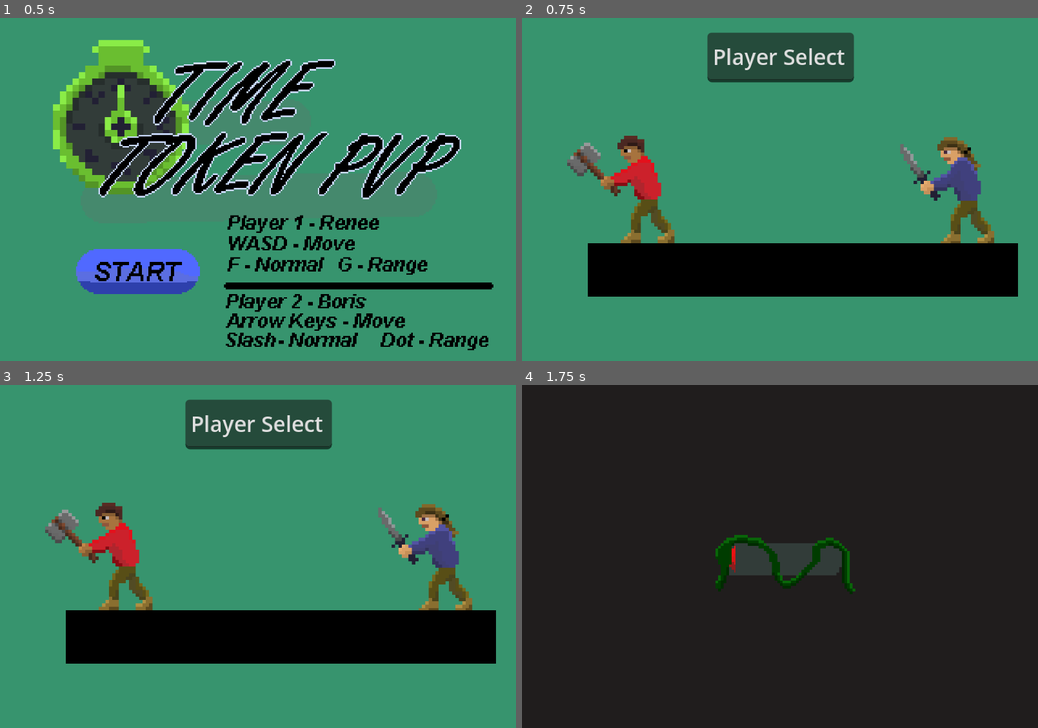
Above: before the commit, frames 1-4 (two rows, left to right).
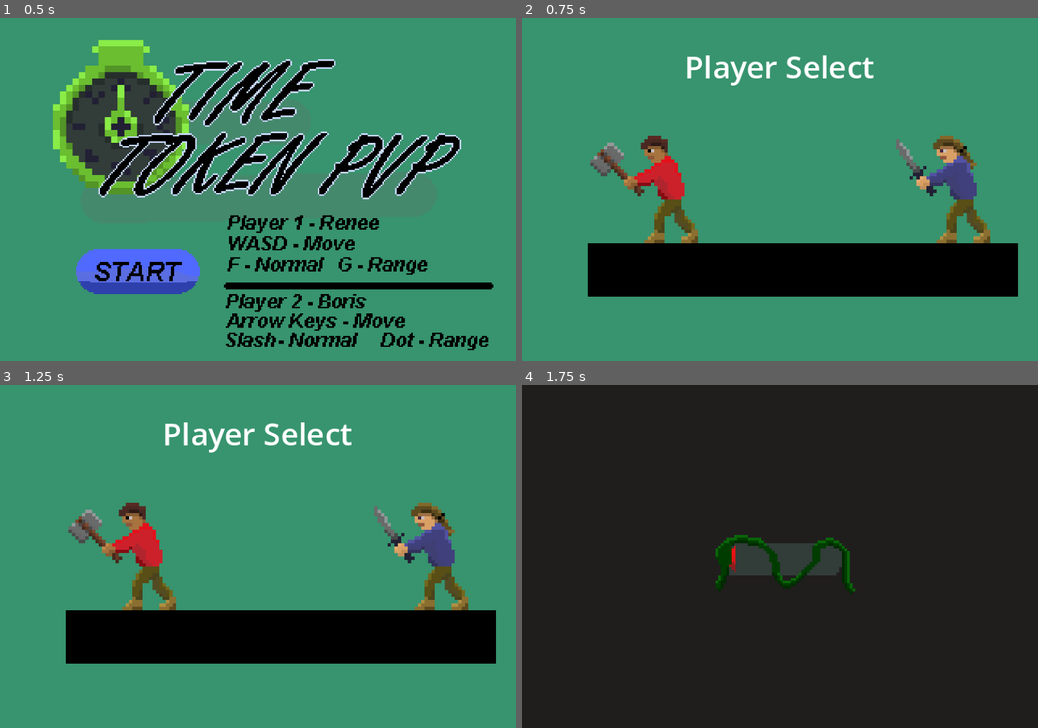
Above: after the commit, the same moments.

Repository: Justiniscoding/HavenHamilton
Game: Godot game, scene res://Scenes/menu.tscn
Same seed, same stepped clock (60 frames per second), same inputs: the game is played once before the commit and once after it. Sound files missing from this copy of the repository are replaced by a short silence.
Inputs (mouse positions are in pixels of both pictures, inside the frame that each line leads up to):
- Up to frame 1 (0.5 s): no input
- Up to frame 2 (0.75 s): click (661, 271) at 0.5 s
- Up to frame 3 (1.25 s): no input
- Up to frame 4 (1.75 s): tap Enter (Set1) at 1.25, 1.35 s; hold Right (right1) from 1.28 s (still down)

Frame 1 is identical in both runs. In frame 2, 9.5% of the frame differs, in the area x 8-92%, y 4-66%; in frame 3, 9.4%; in frame 4, nothing differs.

Commit message:
More balancing things and also made the player select characters the correct colours

Diff:
--- a/Scenes/PlayerSelect.tscn
+++ b/Scenes/PlayerSelect.tscn
@@ -5,8 +5,10 @@
 [ext_resource type="Texture2D" uid="uid://bx613aaaryoks" path="res://Art/Start Scene.png" id="2_4ph20"]
 [ext_resource type="Texture2D" uid="uid://decyh63nmkwou" path="res://Art/Player 1.png" id="2_5hknh"]
 [ext_resource type="Texture2D" uid="uid://qh0iy4ujoyt8" path="res://Art/Player 2.png" id="3_4ph20"]
-
-[sub_resource type="ShaderMaterial" id="ShaderMaterial_0rvsc"]
+[ext_resource type="Texture2D" uid="uid://dkmwb63c5poef" path="res://Art/Player 1 ALT COLOUR.png" id="5_ygdr5"]
+[ext_resource type="Texture2D" uid="uid://ceh6fbct65dy6" path="res://Art/Player 2 ALT COLOUR.png" id="6_fvp1t"]
+
+[sub_resource type="ShaderMaterial" id="ShaderMaterial_gh0eq"]
 shader = ExtResource("1_thimi")
 shader_parameter/enabled = false
 shader_parameter/time = 0.0
@@ -27,6 +29,38 @@
 atlas = ExtResource("2_5hknh")
 region = Rect2(0, 96, 32, 32)
 
+[sub_resource type="AtlasTexture" id="AtlasTexture_5cld6"]
+atlas = ExtResource("5_ygdr5")
+region = Rect2(32, 96, 32, 32)
+
+[sub_resource type="AtlasTexture" id="AtlasTexture_o736f"]
+atlas = ExtResource("5_ygdr5")
+region = Rect2(64, 96, 32, 32)
+
+[sub_resource type="AtlasTexture" id="AtlasTexture_ketbw"]
+atlas = ExtResource("5_ygdr5")
+region = Rect2(0, 96, 32, 32)
+
+[sub_resource type="AtlasTexture" id="AtlasTexture_4grkl"]
+atlas = ExtResource("5_ygdr5")
+region = Rect2(96, 96, 32, 32)
+
+[sub_resource type="AtlasTexture" id="AtlasTexture_6yrdb"]
+atlas = ExtResource("6_fvp1t")
+region = Rect2(32, 96, 32, 32)
+
+[sub_resource type="AtlasTexture" id="AtlasTexture_ue0p1"]
+atlas = ExtResource("6_fvp1t")
+region = Rect2(64, 96, 32, 32)
+
+[sub_resource type="AtlasTexture" id="AtlasTexture_isbcs"]
+atlas = ExtResource("6_fvp1t")
+region = Rect2(0, 96, 32, 32)
+
+[sub_resource type="AtlasTexture" id="AtlasTexture_142e3"]
+atlas = ExtResource("6_fvp1t")
+region = Rect2(96, 96, 32, 32)
+
 [sub_resource type="AtlasTexture" id="AtlasTexture_h4iuc"]
 atlas = ExtResource("3_4ph20")
 region = Rect2(32, 96, 32, 32)
@@ -51,6 +85,22 @@
 atlas = ExtResource("2_5hknh")
 region = Rect2(32, 32, 32, 32)
 
+[sub_resource type="AtlasTexture" id="AtlasTexture_ts2c8"]
+atlas = ExtResource("5_ygdr5")
+region = Rect2(0, 32, 32, 32)
+
+[sub_resource type="AtlasTexture" id="AtlasTexture_hcgbs"]
+atlas = ExtResource("5_ygdr5")
+region = Rect2(32, 32, 32, 32)
+
+[sub_resource type="AtlasTexture" id="AtlasTexture_mpfyg"]
+atlas = ExtResource("6_fvp1t")
+region = Rect2(0, 32, 32, 32)
+
+[sub_resource type="AtlasTexture" id="AtlasTexture_un823"]
+atlas = ExtResource("6_fvp1t")
+region = Rect2(32, 32, 32, 32)
+
 [sub_resource type="AtlasTexture" id="AtlasTexture_igrcy"]
 atlas = ExtResource("3_4ph20")
 region = Rect2(0, 32, 32, 32)
@@ -75,6 +125,38 @@
 atlas = ExtResource("2_5hknh")
 region = Rect2(96, 64, 32, 32)
 
+[sub_resource type="AtlasTexture" id="AtlasTexture_aclic"]
+atlas = ExtResource("5_ygdr5")
+region = Rect2(0, 64, 32, 32)
+
+[sub_resource type="AtlasTexture" id="AtlasTexture_0y64g"]
+atlas = ExtResource("5_ygdr5")
+region = Rect2(32, 64, 32, 32)
+
+[sub_resource type="AtlasTexture" id="AtlasTexture_ramv3"]
+atlas = ExtResource("5_ygdr5")
+region = Rect2(64, 64, 32, 32)
+
+[sub_resource type="AtlasTexture" id="AtlasTexture_hseb1"]
+atlas = ExtResource("5_ygdr5")
+region = Rect2(96, 64, 32, 32)
+
+[sub_resource type="AtlasTexture" id="AtlasTexture_vinow"]
+atlas = ExtResource("6_fvp1t")
+region = Rect2(0, 64, 32, 32)
+
+[sub_resource type="AtlasTexture" id="AtlasTexture_awsf5"]
+atlas = ExtResource("6_fvp1t")
+region = Rect2(32, 64, 32, 32)
+
+[sub_resource type="AtlasTexture" id="AtlasTexture_v84ne"]
+atlas = ExtResource("6_fvp1t")
+region = Rect2(64, 64, 32, 32)
+
+[sub_resource type="AtlasTexture" id="AtlasTexture_4pcjl"]
+atlas = ExtResource("6_fvp1t")
+region = Rect2(96, 64, 32, 32)
+
 [sub_resource type="AtlasTexture" id="AtlasTexture_olqyp"]
 atlas = ExtResource("3_4ph20")
 region = Rect2(64, 64, 32, 32)
@@ -151,6 +233,54 @@
 atlas = ExtResource("2_5hknh")
 region = Rect2(160, 160, 32, 32)
 
+[sub_resource type="AtlasTexture" id="AtlasTexture_3ath1"]
+atlas = ExtResource("5_ygdr5")
+region = Rect2(0, 160, 32, 32)
+
+[sub_resource type="AtlasTexture" id="AtlasTexture_pgf6i"]
+atlas = ExtResource("5_ygdr5")
+region = Rect2(32, 160, 32, 32)
+
+[sub_resource type="AtlasTexture" id="AtlasTexture_bvt37"]
+atlas = ExtResource("5_ygdr5")
+region = Rect2(64, 160, 32, 32)
+
+[sub_resource type="AtlasTexture" id="AtlasTexture_kt3hj"]
+atlas = ExtResource("5_ygdr5")
+region = Rect2(96, 160, 32, 32)
+
+[sub_resource type="AtlasTexture" id="AtlasTexture_2jrev"]
+atlas = ExtResource("5_ygdr5")
+region = Rect2(128, 160, 32, 32)
+
+[sub_resource type="AtlasTexture" id="AtlasTexture_5j7nw"]
+atlas = ExtResource("5_ygdr5")
+region = Rect2(160, 160, 32, 32)
+
+[sub_resource type="AtlasTexture" id="AtlasTexture_mrkcr"]
+atlas = ExtResource("6_fvp1t")
+region = Rect2(0, 160, 32, 32)
+
+[sub_resource type="AtlasTexture" id="AtlasTexture_78kn1"]
+atlas = ExtResource("6_fvp1t")
+region = Rect2(32, 160, 32, 32)
+
+[sub_resource type="AtlasTexture" id="AtlasTexture_nwtn4"]
+atlas = ExtResource("6_fvp1t")
+region = Rect2(64, 160, 32, 32)
+
+[sub_resource type="AtlasTexture" id="AtlasTexture_hl8o5"]
+atlas = ExtResource("6_fvp1t")
+region = Rect2(96, 160, 32, 32)
+
+[sub_resource type="AtlasTexture" id="AtlasTexture_v8gx6"]
+atlas = ExtResource("6_fvp1t")
+region = Rect2(128, 160, 32, 32)
+
+[sub_resource type="AtlasTexture" id="AtlasTexture_vlr8u"]
+atlas = ExtResource("6_fvp1t")
+region = Rect2(160, 160, 32, 32)
+
 [sub_resource type="AtlasTexture" id="AtlasTexture_83xs0"]
 atlas = ExtResource("3_4ph20")
 region = Rect2(0, 160, 32, 32)
@@ -223,6 +353,102 @@
 atlas = ExtResource("2_5hknh")
 region = Rect2(352, 0, 32, 32)
 
+[sub_resource type="AtlasTexture" id="AtlasTexture_fip0x"]
+atlas = ExtResource("5_ygdr5")
+region = Rect2(0, 0, 32, 32)
+
+[sub_resource type="AtlasTexture" id="AtlasTexture_4tc2f"]
+atlas = ExtResource("5_ygdr5")
+region = Rect2(32, 0, 32, 32)
+
+[sub_resource type="AtlasTexture" id="AtlasTexture_u5w1p"]
+atlas = ExtResource("5_ygdr5")
+region = Rect2(64, 0, 32, 32)
+
+[sub_resource type="AtlasTexture" id="AtlasTexture_fnpki"]
+atlas = ExtResource("5_ygdr5")
+region = Rect2(96, 0, 32, 32)
+
+[sub_resource type="AtlasTexture" id="AtlasTexture_14ki3"]
+atlas = ExtResource("5_ygdr5")
+region = Rect2(128, 0, 32, 32)
+
+[sub_resource type="AtlasTexture" id="AtlasTexture_uvwc7"]
+atlas = ExtResource("5_ygdr5")
+region = Rect2(160, 0, 32, 32)
+
+[sub_resource type="AtlasTexture" id="AtlasTexture_t1r1w"]
+atlas = ExtResource("5_ygdr5")
+region = Rect2(192, 0, 32, 32)
+
+[sub_resource type="AtlasTexture" id="AtlasTexture_s3u64"]
+atlas = ExtResource("5_ygdr5")
+region = Rect2(224, 0, 32, 32)
+
+[sub_resource type="AtlasTexture" id="AtlasTexture_0cppb"]
+atlas = ExtResource("5_ygdr5")
+region = Rect2(256, 0, 32, 32)
+
+[sub_resource type="AtlasTexture" id="AtlasTexture_s2qaf"]
+atlas = ExtResource("5_ygdr5")
+region = Rect2(288, 0, 32, 32)
+
+[sub_resource type="AtlasTexture" id="AtlasTexture_jr4hp"]
+atlas = ExtResource("5_ygdr5")
+region = Rect2(320, 0, 32, 32)
+
+[sub_resource type="AtlasTexture" id="AtlasTexture_8h4oy"]
+atlas = ExtResource("5_ygdr5")
+region = Rect2(352, 0, 32, 32)
+
+[sub_resource type="AtlasTexture" id="AtlasTexture_x8yfv"]
+atlas = ExtResource("6_fvp1t")
+region = Rect2(0, 0, 32, 32)
+
+[sub_resource type="AtlasTexture" id="AtlasTexture_sg72k"]
+atlas = ExtResource("6_fvp1t")
+region = Rect2(32, 0, 32, 32)
+
+[sub_resource type="AtlasTexture" id="AtlasTexture_fjjiw"]
+atlas = ExtResource("6_fvp1t")
+region = Rect2(64, 0, 32, 32)
+
+[sub_resource type="AtlasTexture" id="AtlasTexture_24pht"]
+atlas = ExtResource("6_fvp1t")
+region = Rect2(96, 0, 32, 32)
+
+[sub_resource type="AtlasTexture" id="AtlasTexture_lvpu8"]
+atlas = ExtResource("6_fvp1t")
+region = Rect2(128, 0, 32, 32)
+
+[sub_resource type="AtlasTexture" id="AtlasTexture_iw8ov"]
+atlas = ExtResource("6_fvp1t")
+region = Rect2(160, 0, 32, 32)
+
+[sub_resource type="AtlasTexture" id="AtlasTexture_s5ecd"]
+atlas = ExtResource("6_fvp1t")
+region = Rect2(192, 0, 32, 32)
+
+[sub_resource type="AtlasTexture" id="AtlasTexture_6ccf0"]
+atlas = ExtResource("6_fvp1t")
+region = Rect2(224, 0, 32, 32)
+
+[sub_resource type="AtlasTexture" id="AtlasTexture_uh6ff"]
+atlas = ExtResource("6_fvp1t")
+region = Rect2(256, 0, 32, 32)
+
+[sub_resource type="AtlasTexture" id="AtlasTexture_ihrpn"]
+atlas = ExtResource("6_fvp1t")
+region = Rect2(288, 0, 32, 32)
+
+[sub_resource type="AtlasTexture" id="AtlasTexture_4rjh6"]
+atlas = ExtResource("6_fvp1t")
+region = Rect2(320, 0, 32, 32)
+
+[sub_resource type="AtlasTexture" id="AtlasTexture_cq7w1"]
+atlas = ExtResource("6_fvp1t")
+region = Rect2(352, 0, 32, 32)
+
 [sub_resource type="AtlasTexture" id="AtlasTexture_6t5aa"]
 atlas = ExtResource("3_4ph20")
 region = Rect2(0, 0, 32, 32)
@@ -303,6 +529,78 @@
 atlas = ExtResource("2_5hknh")
 region = Rect2(224, 192, 32, 32)
 
+[sub_resource type="AtlasTexture" id="AtlasTexture_ho16k"]
+atlas = ExtResource("5_ygdr5")
+region = Rect2(0, 192, 32, 32)
+
+[sub_resource type="AtlasTexture" id="AtlasTexture_o712r"]
+atlas = ExtResource("5_ygdr5")
+region = Rect2(32, 192, 32, 32)
+
+[sub_resource type="AtlasTexture" id="AtlasTexture_hfnjl"]
+atlas = ExtResource("5_ygdr5")
+region = Rect2(64, 192, 32, 32)
+
+[sub_resource type="AtlasTexture" id="AtlasTexture_uxqhi"]
+atlas = ExtResource("5_ygdr5")
+region = Rect2(96, 192, 32, 32)
+
+[sub_resource type="AtlasTexture" id="AtlasTexture_vbb78"]
+atlas = ExtResource("5_ygdr5")
+region = Rect2(128, 192, 32, 32)
+
+[sub_resource type="AtlasTexture" id="AtlasTexture_7anab"]
+atlas = ExtResource("5_ygdr5")
+region = Rect2(160, 192, 32, 32)
+
+[sub_resource type="AtlasTexture" id="AtlasTexture_q7v0o"]
+atlas = ExtResource("5_ygdr5")
+region = Rect2(192, 192, 32, 32)
+
+[sub_resource type="AtlasTexture" id="AtlasTexture_gc6xv"]
+atlas = ExtResource("5_ygdr5")
+region = Rect2(224, 192, 32, 32)
+
+[sub_resource type="AtlasTexture" id="AtlasTexture_473p5"]
+atlas = ExtResource("6_fvp1t")
+region = Rect2(0, 192, 32, 32)
+
+[sub_resource type="AtlasTexture" id="AtlasTexture_yj2ec"]
+atlas = ExtResource("6_fvp1t")
+region = Rect2(32, 192, 32, 32)
+
+[sub_resource type="AtlasTexture" id="AtlasTexture_a1mwt"]
+atlas = ExtResource("6_fvp1t")
+region = Rect2(64, 192, 32, 32)
+
+[sub_resource type="AtlasTexture" id="AtlasTexture_7rvty"]
+atlas = ExtResource("6_fvp1t")
+region = Rect2(96, 192, 32, 32)
+
+[sub_resource type="AtlasTexture" id="AtlasTexture_npbv3"]
+atlas = ExtResource("6_fvp1t")
+region = Rect2(128, 192, 32, 32)
+
+[sub_resource type="AtlasTexture" id="AtlasTexture_n2sjk"]
+atlas = ExtResource("6_fvp1t")
+region = Rect2(160, 192, 32, 32)
+
+[sub_resource type="AtlasTexture" id="AtlasTexture_kl5x6"]
+atlas = ExtResource("6_fvp1t")
+region = Rect2(192, 192, 32, 32)
+
+[sub_resource type="AtlasTexture" id="AtlasTexture_3e4cc"]
+atlas = ExtResource("6_fvp1t")
+region = Rect2(224, 192, 32, 32)
+
+[sub_resource type="AtlasTexture" id="AtlasTexture_siibh"]
+atlas = ExtResource("6_fvp1t")
+region = Rect2(256, 192, 32, 32)
+
+[sub_resource type="AtlasTexture" id="AtlasTexture_kfwar"]
+atlas = ExtResource("6_fvp1t")
+region = Rect2(288, 192, 32, 32)
+
 [sub_resource type="AtlasTexture" id="AtlasTexture_nv4vc"]
 atlas = ExtResource("3_4ph20")
 region = Rect2(0, 192, 32, 32)
@@ -343,7 +641,7 @@
 atlas = ExtResource("3_4ph20")
 region = Rect2(288, 192, 32, 32)
 
-[sub_resource type="SpriteFrames" id="SpriteFrames_ygdr5"]
+[sub_resource type="SpriteFrames" id="SpriteFrames_pntk1"]
 animations = [{
 "frames": [{
 "duration": 1.0,
@@ -364,16 +662,33 @@
 }, {
 "frames": [{
 "duration": 1.0,
-"texture": SubResource("AtlasTexture_h4iuc")
-}, {
-"duration": 1.0,
-"texture": SubResource("AtlasTexture_fd4e3")
-}, {
-"duration": 1.0,
-"texture": SubResource("AtlasTexture_qqcod")
-}, {
-"duration": 1.0,
-"texture": SubResource("AtlasTexture_cvnsp")
+"texture": SubResource("AtlasTexture_5cld6")
+}, {
+"duration": 1.0,
+"texture": SubResource("AtlasTexture_o736f")
+}, {
+"duration": 1.0,
+"texture": SubResource("AtlasTexture_ketbw")
+}, {
+"duration": 1.0,
+"texture": SubResource("AtlasTexture_4grkl")
+}],
+"loop": 0,
+"name": &"double_jump12",
+"speed": 15.0
+}, {
+"frames": [{
+"duration": 1.0,
+"texture": SubResource("AtlasTexture_6yrdb")
+}, {
+"duration": 1.0,
+"texture": SubResource("AtlasTexture_ue0p1")
+}, {
+"duration": 1.0,
+"texture": SubResource("AtlasTexture_isbcs")
+}, {
+"duration": 1.0,
+"texture": SubResource("AtlasTexture_142e3")
 }],
 "loop": 0,
 "name": &"double_jump2",
@@ -381,6 +696,23 @@
 }, {
 "frames": [{
 "duration": 1.0,
+"texture": SubResource("AtlasTexture_h4iuc")
+}, {
+"duration": 1.0,
+"texture": SubResource("AtlasTexture_fd4e3")
+}, {
+"duration": 1.0,
+"texture": SubResource("AtlasTexture_qqcod")
+}, {
+"duration": 1.0,
+"texture": SubResource("AtlasTexture_cvnsp")
+}],
+"loop": 0,
+"name": &"double_jump22",
+"speed": 15.0
+}, {
+"frames": [{
+"duration": 1.0,
 "texture": SubResource("AtlasTexture_5x828")
 }, {
 "duration": 1.0,
@@ -388,14 +720,25 @@
 }],
 "loop": 1,
 "name": &"idle1",
-"speed": 3.0
-}, {
-"frames": [{
-"duration": 1.0,
-"texture": SubResource("AtlasTexture_igrcy")
-}, {
-"duration": 1.0,
-"texture": SubResource("AtlasTexture_fs7ks")
+"speed": 4.0
+}, {
+"frames": [{
+"duration": 1.0,
+"texture": SubResource("AtlasTexture_ts2c8")
+}, {
+"duration": 1.0,
+"texture": SubResource("AtlasTexture_hcgbs")
+}],
+"loop": 1,
+"name": &"idle12",
+"speed": 4.0
+}, {
+"frames": [{
+"duration": 1.0,
+"texture": SubResource("AtlasTexture_mpfyg")
+}, {
+"duration": 1.0,
+"texture": SubResource("AtlasTexture_un823")
 }],
 "loop": 1,
 "name": &"idle2",
@@ -403,6 +746,17 @@
 }, {
 "frames": [{
 "duration": 1.0,
+"texture": SubResource("AtlasTexture_igrcy")
+}, {
+"duration": 1.0,
+"texture": SubResource("AtlasTexture_fs7ks")
+}],
+"loop": 1,
+"name": &"idle22",
+"speed": 4.0
+}, {
+"frames": [{
+"duration": 1.0,
 "texture": SubResource("AtlasTexture_e6mvm")
 }, {
 "duration": 1.0,
@@ -420,16 +774,33 @@
 }, {
 "frames": [{
 "duration": 1.0,
-"texture": SubResource("AtlasTexture_olqyp")
-}, {
-"duration": 1.0,
-"texture": SubResource("AtlasTexture_wpjfl")
-}, {
-"duration": 1.0,
-"texture": SubResource("AtlasTexture_bi64h")
-}, {
-"duration": 1.0,
-"texture": SubResource("AtlasTexture_l6n3p")
+"texture": SubResource("AtlasTexture_aclic")
+}, {
+"duration": 1.0,
+"texture": SubResource("AtlasTexture_0y64g")
+}, {
+"duration": 1.0,
+"texture": SubResource("AtlasTexture_ramv3")
+}, {
+"duration": 1.0,
+"texture": SubResource("AtlasTexture_hseb1")
+}],
+"loop": 0,
+"name": &"jump12",
+"speed": 5.0
+}, {
+"frames": [{
+"duration": 1.0,
+"texture": SubResource("AtlasTexture_vinow")
+}, {
+"duration": 1.0,
+"texture": SubResource("AtlasTexture_awsf5")
+}, {
+"duration": 1.0,
+"texture": SubResource("AtlasTexture_v84ne")
+}, {
+"duration": 1.0,
+"texture": SubResource("AtlasTexture_4pcjl")
 }],
 "loop": 0,
 "name": &"jump2",
@@ -437,6 +808,23 @@
 }, {
 "frames": [{
 "duration": 1.0,
+"texture": SubResource("AtlasTexture_olqyp")
+}, {
+"duration": 1.0,
+"texture": SubResource("AtlasTexture_wpjfl")
+}, {
+"duration": 1.0,
+"texture": SubResource("AtlasTexture_bi64h")
+}, {
+"duration": 1.0,
+"texture": SubResource("AtlasTexture_l6n3p")
+}],
+"loop": 0,
+"name": &"jump22",
+"speed": 5.0
+}, {
+"frames": [{
+"duration": 1.0,
 "texture": SubResource("AtlasTexture_pukcj")
 }, {
 "duration": 1.0,
@@ -496,6 +884,52 @@
 "speed": 10.0
 }, {
 "frames": [{
+"duration": 0.25,
+"texture": SubResource("AtlasTexture_3ath1")
+}, {
+"duration": 0.25,
+"texture": SubResource("AtlasTexture_pgf6i")
+}, {
+"duration": 0.25,
+"texture": SubResource("AtlasTexture_bvt37")
+}, {
+"duration": 0.25,
+"texture": SubResource("AtlasTexture_kt3hj")
+}, {
+"duration": 0.25,
+"texture": SubResource("AtlasTexture_2jrev")
+}, {
+"duration": 0.25,
+"texture": SubResource("AtlasTexture_5j7nw")
+}],
+"loop": 0,
+"name": &"range12",
+"speed": 10.0
+}, {
+"frames": [{
+"duration": 0.5,
+"texture": SubResource("AtlasTexture_mrkcr")
+}, {
+"duration": 0.5,
+"texture": SubResource("AtlasTexture_78kn1")
+}, {
+"duration": 0.5,
+"texture": SubResource("AtlasTexture_nwtn4")
+}, {
+"duration": 0.5,
+"texture": SubResource("AtlasTexture_hl8o5")
+}, {
+"duration": 0.5,
+"texture": SubResource("AtlasTexture_v8gx6")
+}, {
+"duration": 0.5,
+"texture": SubResource("AtlasTexture_vlr8u")
+}],
+"loop": 0,
+"name": &"range2",
+"speed": 5.0
+}, {
+"frames": [{
 "duration": 0.5,
 "texture": SubResource("AtlasTexture_83xs0")
 }, {
@@ -515,7 +949,7 @@
 "texture": SubResource("AtlasTexture_yh6i2")
 }],
 "loop": 0,
-"name": &"range2",
+"name": &"range22",
 "speed": 5.0
 }, {
 "frames": [{
@@ -561,46 +995,128 @@
 }, {
 "frames": [{
 "duration": 1.0,
-"texture": SubResource("AtlasTexture_6t5aa")
-}, {
-"duration": 1.0,
-"texture": SubResource("AtlasTexture_vgqql")
-}, {
-"duration": 1.0,
-"texture": SubResource("AtlasTexture_fkybt")
-}, {
-"duration": 1.0,
-"texture": SubResource("AtlasTexture_x3wgy")
-}, {
-"duration": 1.0,
-"texture": SubResource("AtlasTexture_3smsa")
-}, {
-"duration": 1.0,
-"texture": SubResource("AtlasTexture_8erm5")
-}, {
-"duration": 1.0,
-"texture": SubResource("AtlasTexture_f1ek2")
-}, {
-"duration": 1.0,
-"texture": SubResource("AtlasTexture_tx1dd")
-}, {
-"duration": 1.0,
-"texture": SubResource("AtlasTexture_gymyn")
-}, {
-"duration": 1.0,
-"texture": SubResource("AtlasTexture_pu2lt")
-}, {
-"duration": 1.0,
-"texture": SubResource("AtlasTexture_ukyrk")
-}, {
-"duration": 1.0,
-"texture": SubResource("AtlasTexture_7dp3o")
+"texture": SubResource("AtlasTexture_fip0x")
+}, {
+"duration": 1.0,
+"texture": SubResource("AtlasTexture_4tc2f")
+}, {
+"duration": 1.0,
+"texture": SubResource("AtlasTexture_u5w1p")
+}, {
+"duration": 1.0,
+"texture": SubResource("AtlasTexture_fnpki")
+}, {
+"duration": 1.0,
+"texture": SubResource("AtlasTexture_14ki3")
+}, {
+"duration": 1.0,
+"texture": SubResource("AtlasTexture_uvwc7")
+}, {
+"duration": 1.0,
+"texture": SubResource("AtlasTexture_t1r1w")
+}, {
+"duration": 1.0,
+"texture": SubResource("AtlasTexture_s3u64")
+}, {
+"duration": 1.0,
+"texture": SubResource("AtlasTexture_0cppb")
+}, {
+"duration": 1.0,
+"texture": SubResource("AtlasTexture_s2qaf")
+}, {
+"duration": 1.0,
+"texture": SubResource("AtlasTexture_jr4hp")
+}, {
+"duration": 1.0,
+"texture": SubResource("AtlasTexture_8h4oy")
+}],
+"loop": 1,
+"name": &"run12",
+"speed": 9.0
+}, {
+"frames": [{
+"duration": 1.0,
+"texture": SubResource("AtlasTexture_x8yfv")
+}, {
+"duration": 1.0,
+"texture": SubResource("AtlasTexture_sg72k")
+}, {
+"duration": 1.0,
+"texture": SubResource("AtlasTexture_fjjiw")
+}, {
+"duration": 1.0,
+"texture": SubResource("AtlasTexture_24pht")
+}, {
+"duration": 1.0,
+"texture": SubResource("AtlasTexture_lvpu8")
+}, {
+"duration": 1.0,
+"texture": SubResource("AtlasTexture_iw8ov")
+}, {
+"duration": 1.0,
+"texture": SubResource("AtlasTexture_s5ecd")
+}, {
+"duration": 1.0,
+"texture": SubResource("AtlasTexture_6ccf0")
+}, {
+"duration": 1.0,
+"texture": SubResource("AtlasTexture_uh6ff")
+}, {
+"duration": 1.0,
+"texture": SubResource("AtlasTexture_ihrpn")
+}, {
+"duration": 1.0,
+"texture": SubResource("AtlasTexture_4rjh6")
+}, {
+"duration": 1.0,
+"texture": SubResource("AtlasTexture_cq7w1")
 }],
 "loop": 1,
 "name": &"run2",
 "speed": 9.0
 }, {
 "frames": [{
+"duration": 1.0,
+"texture": SubResource("AtlasTexture_6t5aa")
+}, {
+"duration": 1.0,
+"texture": SubResource("AtlasTexture_vgqql")
+}, {
+"duration": 1.0,
+"texture": SubResource("AtlasTexture_fkybt")
+}, {
+"duration": 1.0,
+"texture": SubResource("AtlasTexture_x3wgy")
+}, {
+"duration": 1.0,
+"texture": SubResource("AtlasTexture_3smsa")
+}, {
+"duration": 1.0,
+"texture": SubResource("AtlasTexture_8erm5")
+}, {
+"duration": 1.0,
+"texture": SubResource("AtlasTexture_f1ek2")
+}, {
+"duration": 1.0,
+"texture": SubResource("AtlasTexture_tx1dd")
+}, {
+"duration": 1.0,
+"texture": SubResource("AtlasTexture_gymyn")
+}, {
+"duration": 1.0,
+"texture": SubResource("AtlasTexture_pu2lt")
+}, {
+"duration": 1.0,
+"texture": SubResource("AtlasTexture_ukyrk")
+}, {
+"duration": 1.0,
+"texture": SubResource("AtlasTexture_7dp3o")
+}],
+"loop": 1,
+"name": &"run22",
+"speed": 9.0
+}, {
+"frames": [{
 "duration": 0.5,
 "texture": SubResource("AtlasTexture_lisdf")
 }, {
@@ -630,6 +1146,70 @@
 "speed": 12.0
 }, {
 "frames": [{
+"duration": 0.5,
+"texture": SubResource("AtlasTexture_ho16k")
+}, {
+"duration": 0.5,
+"texture": SubResource("AtlasTexture_o712r")
+}, {
+"duration": 0.5,
+"texture": SubResource("AtlasTexture_hfnjl")
+}, {
+"duration": 1.0,
+"texture": SubResource("AtlasTexture_uxqhi")
+}, {
+"duration": 1.0,
+"texture": SubResource("AtlasTexture_vbb78")
+}, {
+"duration": 1.0,
+"texture": SubResource("AtlasTexture_7anab")
+}, {
+"duration": 1.0,
+"texture": SubResource("AtlasTexture_q7v0o")
+}, {
+"duration": 1.0,
+"texture": SubResource("AtlasTexture_gc6xv")
+}],
+"loop": 0,
+"name": &"short12",
+"speed": 12.0
+}, {
+"frames": [{
+"duration": 0.25,
+"texture": SubResource("AtlasTexture_473p5")
+}, {
+"duration": 0.25,
+"texture": SubResource("AtlasTexture_yj2ec")
+}, {
+"duration": 0.25,
+"texture": SubResource("AtlasTexture_a1mwt")
+}, {
+"duration": 0.25,
+"texture": SubResource("AtlasTexture_7rvty")
+}, {
+"duration": 1.0,
+"texture": SubResource("AtlasTexture_npbv3")
+}, {
+"duration": 1.0,
+"texture": SubResource("AtlasTexture_n2sjk")
+}, {
+"duration": 1.0,
+"texture": SubResource("AtlasTexture_kl5x6")
+}, {
+"duration": 0.5,
+"texture": SubResource("AtlasTexture_3e4cc")
+}, {
+"duration": 0.5,
+"texture": SubResource("AtlasTexture_siibh")
+}, {
+"duration": 0.5,
+"texture": SubResource("AtlasTexture_kfwar")
+}],
+"loop": 0,
+"name": &"short2",
+"speed": 12.0
+}, {
+"frames": [{
 "duration": 0.25,
 "texture": SubResource("AtlasTexture_nv4vc")
 }, {
@@ -661,7 +1241,7 @@
 "texture": SubResource("AtlasTexture_r7t2e")
 }],
 "loop": 0,
-"name": &"short2",
+"name": &"short22",
 "speed": 12.0
 }]
 
@@ -675,28 +1255,26 @@
 
 [node name="CharacterBody2D" type="CharacterBody2D" parent="." unique_id=577959830]
 
-[node name="AnimatedSprite2D" type="AnimatedSprite2D" parent="CharacterBody2D" unique_id=1001506189]
-material = SubResource("ShaderMaterial_0rvsc")
-position = Vector2(-101, 1.9073486e-06)
+[node name="AnimatedSprite2D2" type="AnimatedSprite2D" parent="CharacterBody2D" unique_id=244999504]
+material = SubResource("ShaderMaterial_gh0eq")
+position = Vector2(-83.5, 1.9073486e-06)
 scale = Vector2(2.5, 2.5)
-sprite_frames = SubResource("SpriteFrames_ygdr5")
+sprite_frames = SubResource("SpriteFrames_pntk1")
 animation = &"idle1"
 autoplay = "idle1"
-frame_progress = 0.64204586
 offset = Vector2(-7, 0)
 
 [node name="Camera2D" type="Camera2D" parent="." unique_id=1053819718]
 
 [node name="CharacterBody2D2" type="CharacterBody2D" parent="." unique_id=1868089297]
 
-[node name="AnimatedSprite2D" type="AnimatedSprite2D" parent="CharacterBody2D2" unique_id=140703303]
-material = SubResource("ShaderMaterial_0rvsc")
-position = Vector2(137, 1.0000019)
+[node name="AnimatedSprite2D2" type="AnimatedSprite2D" parent="CharacterBody2D2" unique_id=57906804]
+material = SubResource("ShaderMaterial_gh0eq")
+position = Vector2(134, 3.8146973e-06)
 scale = Vector2(2.5, 2.5)
-sprite_frames = SubResource("SpriteFrames_ygdr5")
-animation = &"idle1"
-autoplay = "idle1"
-frame_progress = 0.66508317
+sprite_frames = SubResource("SpriteFrames_pntk1")
+animation = &"idle22"
+autoplay = "idle22"
 offset = Vector2(-7, 0)
 
 [node name="ColorRect" type="ColorRect" parent="." unique_id=908152987]
@@ -706,9 +1284,10 @@
 offset_bottom = 80.0
 color = Color(0, 0, 0, 1)
 
-[node name="TextEdit" type="TextEdit" parent="." unique_id=726505319]
-offset_left = -54.0
-offset_top = -117.0
-offset_right = 55.0
-offset_bottom = -80.0
+[node name="Label" type="Label" parent="." unique_id=1301024857]
+offset_left = -71.0
+offset_top = -108.0
+offset_right = 113.0
+offset_bottom = -65.0
+theme_override_font_sizes/font_size = 23
 text = "Player Select"
--- a/Scenes/player.tscn
+++ b/Scenes/player.tscn
@@ -1161,19 +1161,19 @@
 "duration": 0.5,
 "texture": SubResource("AtlasTexture_hfnjl")
 }, {
-"duration": 0.5,
+"duration": 1.0,
 "texture": SubResource("AtlasTexture_uxqhi")
 }, {
-"duration": 0.5,
+"duration": 1.0,
 "texture": SubResource("AtlasTexture_vbb78")
 }, {
-"duration": 0.5,
+"duration": 1.0,
 "texture": SubResource("AtlasTexture_7anab")
 }, {
-"duration": 0.5,
+"duration": 1.0,
 "texture": SubResource("AtlasTexture_q7v0o")
 }, {
-"duration": 0.5,
+"duration": 1.0,
 "texture": SubResource("AtlasTexture_gc6xv")
 }],
 "loop": 0,
@@ -1282,5 +1282,5 @@
 material = SubResource("ShaderMaterial_vgqql")
 position = Vector2(7, 0)
 sprite_frames = SubResource("SpriteFrames_v0iea")
-animation = &"short22"
+animation = &"short12"
 offset = Vector2(-7, 0)
--- a/Scenes/player_select.gd
+++ b/Scenes/player_select.gd
@@ -30,8 +30,8 @@
 	else:
 		otherPlayer2Num = 1
 
-	$CharacterBody2D/AnimatedSprite2D.play("idle" + str(otherPlayer2Num))
-	$CharacterBody2D2/AnimatedSprite2D.play("idle" + str(otherPlayerNum))
+	$CharacterBody2D/AnimatedSprite2D2.play("idle" + str(otherPlayer2Num) + "2")
+	$CharacterBody2D2/AnimatedSprite2D2.play("idle" + str(otherPlayerNum))
 
 	if Input.is_action_just_pressed("Set1"):
 		Global.playerNumber = otherPlayerNum
--- a/Scripts/player.gd
+++ b/Scripts/player.gd
@@ -77,7 +77,7 @@
 	},
 	range1 = {
 		charge = 7,
-		attack = 24,
+		attack = 24,#24
 		cooldown = 10
 	}
 }
Not shown: 1 places in Scenes/lightning.tscn that only renumber resources
